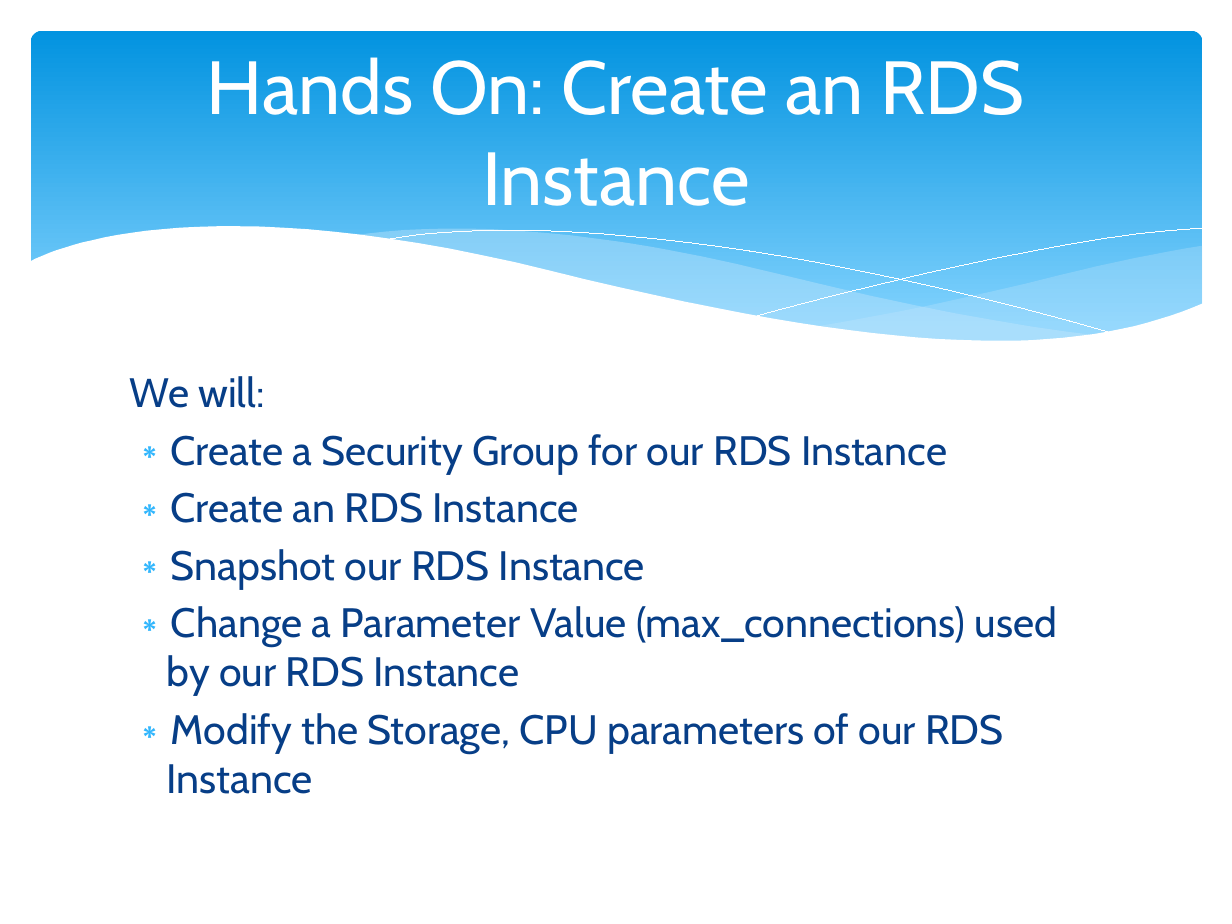
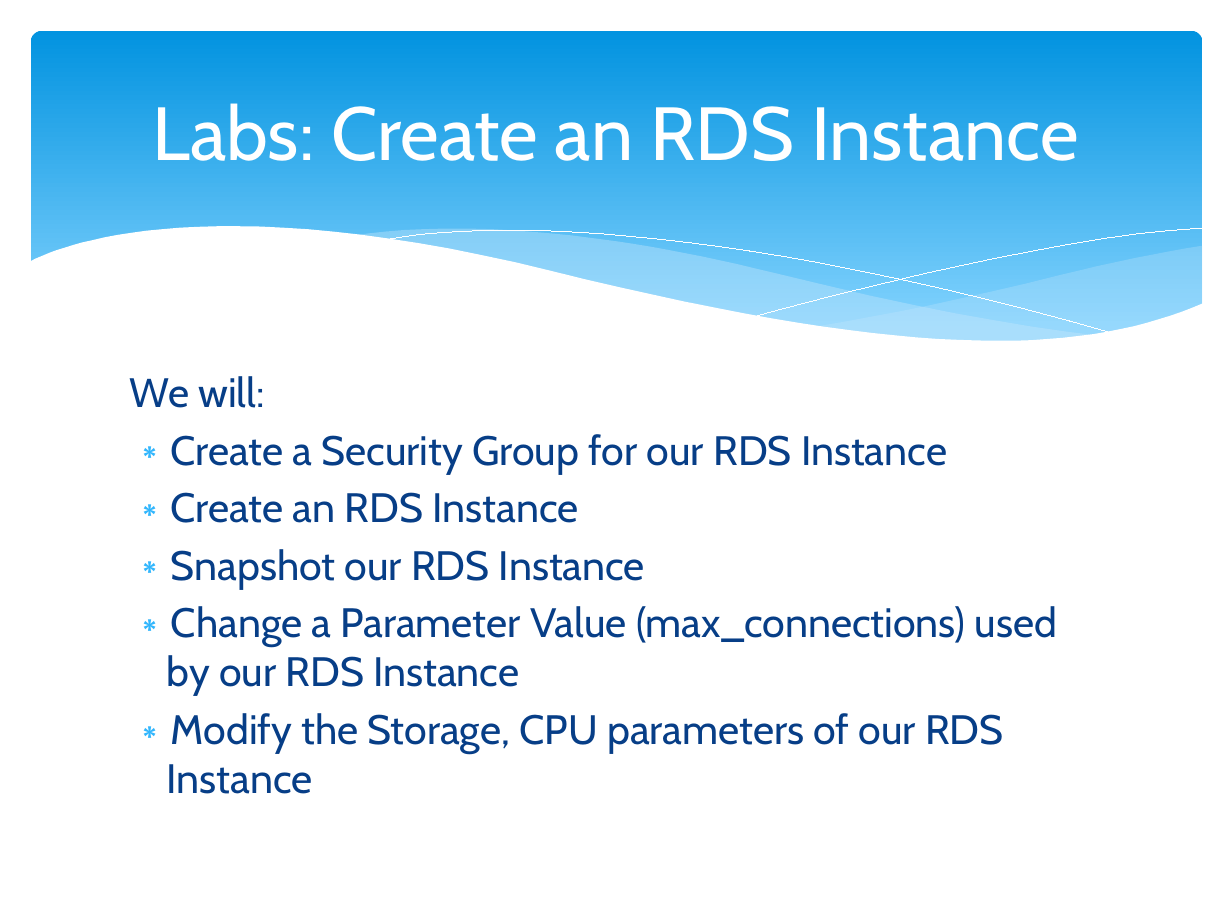
Before and after one commit to cloudavail/awstraining, a slide deck: slide 10 of aws-rds/aws-rds.pptx (slide 6 before the commit). Drawn at 1232x924 pixels with LibreOffice and Linux fonts; fonts in the diff are those of the drawing. Boxes give left, top, right and bottom in pixels: in the first picture for what was removed or moved away, otherwise in the second. Text is boxed around its words. In the diff, an @@ line names an element or a change of style, - is before the commit and + after.

```diff
--- a/aws-rds/aws-rds.pptx
+++ b/aws-rds/aws-rds.pptx
@@ title at <box>152,103,1079,161</box>: text changed @@
-Hands On: Create an RDS Instance
+Labs: Create an RDS Instance
```
Also in this commit, not shown: 5 other slides changed, 1 slide added, 2 other files.
